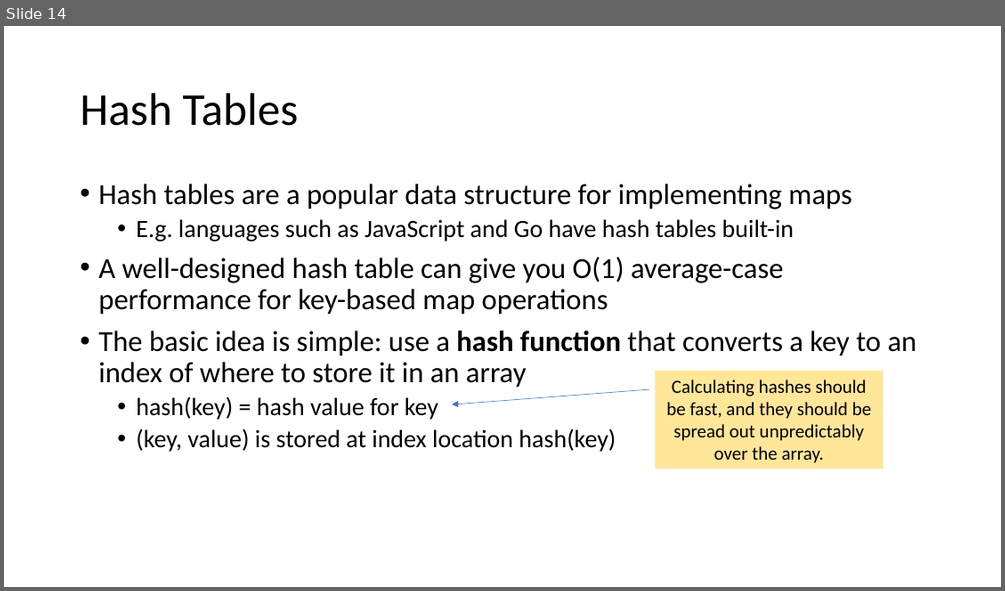
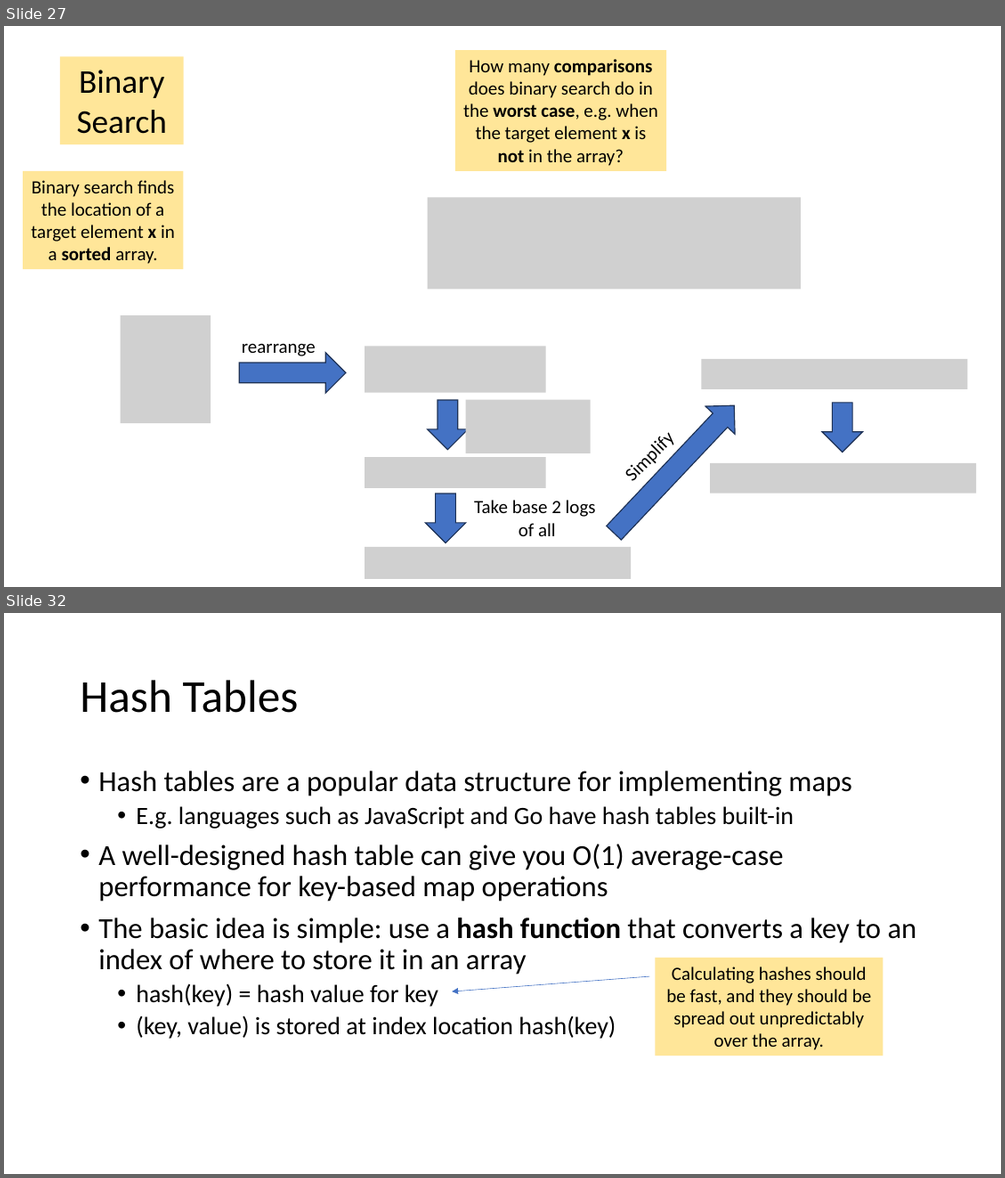
Before and after one commit to tjd1234/cmpt225fall2023, a slide deck: lecture_notes/week8/week8_maps_and_hashing.pptx. Shown one above the other, each under a label of ours: slide 14 before the commit, slides 27 and 32 after it; the slides between them are not shown. The pictures are 1005x591 and 1005x1178 pixels, drawn with LibreOffice and Linux fonts; fonts in the diff are those of the drawing; grey boxes stand for pictures. Boxes give left, top, right and bottom in pixels: in the first picture for what was removed or moved away, otherwise in the second. Text is boxed around its words. In the diff, an @@ line names an element or a change of style, - is before the commit and + after.

```diff
--- a/lecture_notes/week8/week8_maps_and_hashing.pptx
+++ b/lecture_notes/week8/week8_maps_and_hashing.pptx
@@ slide 27 added at bbox=[4, 26, 1001, 587], background #FFFFFF @@
@@ rectangle added at bbox=[455, 50, 666, 171], fill #FFE699, 18 pt, text #000000 @@
+How many comparisons does binary search do in the worst case, e.g. when the target element x is not in the array?
@@ rectangle added at bbox=[60, 56, 184, 145], fill #FFE699, 32 pt, text #000000 @@
+Binary Search
@@ rectangle added at bbox=[23, 171, 184, 269], fill #FFE699, 18 pt, text #000000 @@
+Binary search finds the location of a target element x in a sorted array.
@@ picture added at bbox=[428, 197, 801, 289] @@
@@ picture added at bbox=[120, 315, 210, 423] @@
@@ text added at bbox=[242, 343, 316, 356], 18 pt, text #000000 @@
+rearrange
@@ right arrow added at bbox=[240, 353, 347, 394], fill #4472C4, outline #1E3256 1 pt @@
@@ picture added at bbox=[364, 346, 545, 393] @@
@@ picture added at bbox=[701, 359, 967, 389] @@
@@ right arrow added at bbox=[599, 391, 749, 546], fill #4472C4, outline #1E3256 1 pt @@
@@ right arrow added at bbox=[428, 400, 468, 450], fill #4472C4, outline #1E3256 1 pt @@
@@ picture added at bbox=[466, 400, 591, 454] @@
@@ text added at bbox=[611, 418, 686, 493], 18 pt, text #000000 @@
+Simplify
@@ right arrow added at bbox=[822, 402, 863, 451], fill #4472C4, outline #1E3256 1 pt @@
@@ picture added at bbox=[364, 457, 545, 487] @@
@@ picture added at bbox=[710, 463, 976, 492] @@
@@ right arrow added at bbox=[425, 493, 465, 543], fill #4472C4, outline #1E3256 1 pt @@
@@ text added at bbox=[474, 499, 596, 536], 18 pt, text #000000 @@
+Take base 2 logs
+of all
@@ picture added at bbox=[364, 547, 631, 579] @@
@@ what was slide 14 is now slide 32 @@
```
Also in this commit, not shown: 9 slides changed, 18 other slides added.
